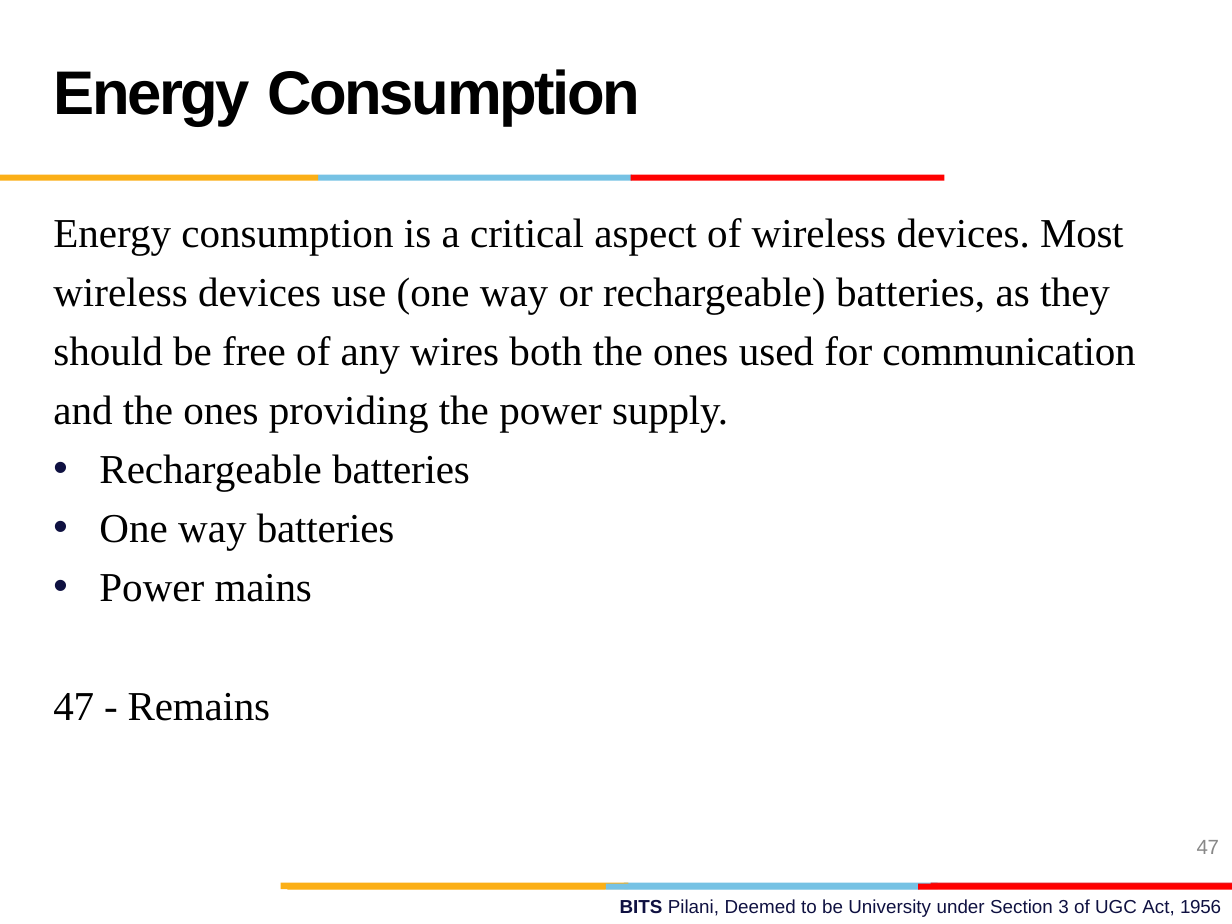
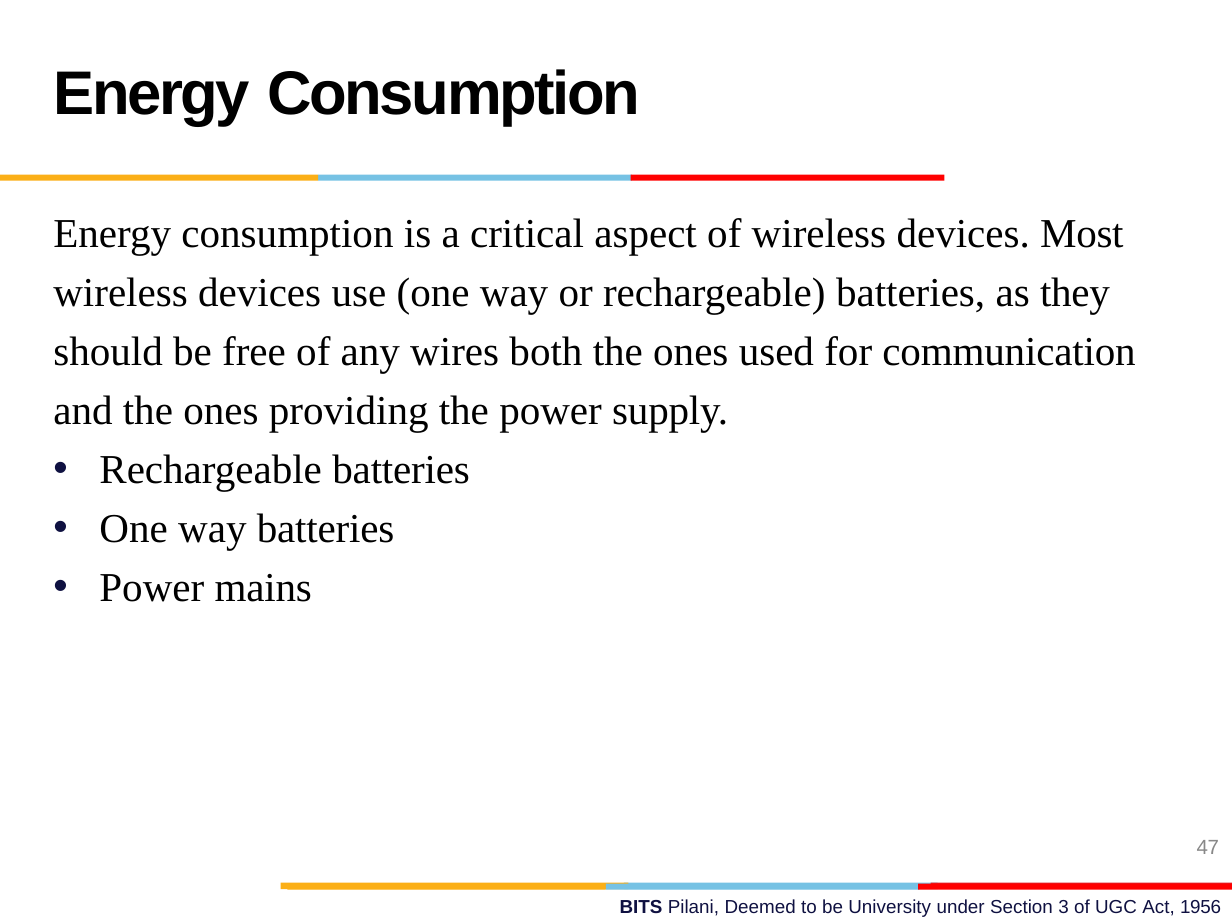
Before and after one commit to AbidKhan01ak/Mtech-7th-Sem, a slide deck: slide 47 of WMC/L1_WMC.pptx. Drawn at 1232x924 pixels with LibreOffice and Linux fonts; fonts in the diff are those of the drawing; background and template pictures are left out. Boxes give left, top, right and bottom in pixels: in the first picture for what was removed or moved away, otherwise in the second. Text is boxed around its words. In the diff, an @@ line names an element or a change of style, - is before the commit and + after.

```diff
--- a/WMC/L1_WMC.pptx
+++ b/WMC/L1_WMC.pptx
@@ text at box(53, 693, 271, 721): paragraph removed @@
-47 - Remains
```
Also in this commit, not shown: 1 other slide changed, 20 slides added, 1 slide removed, 1 other file.
